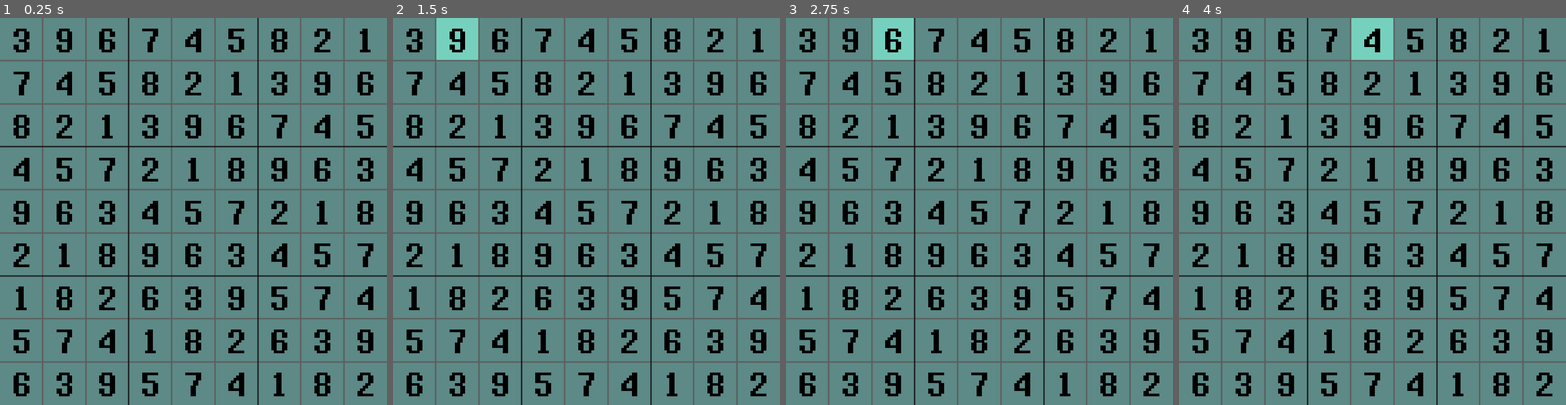
Above: before the commit, frames 1-4 (left to right).
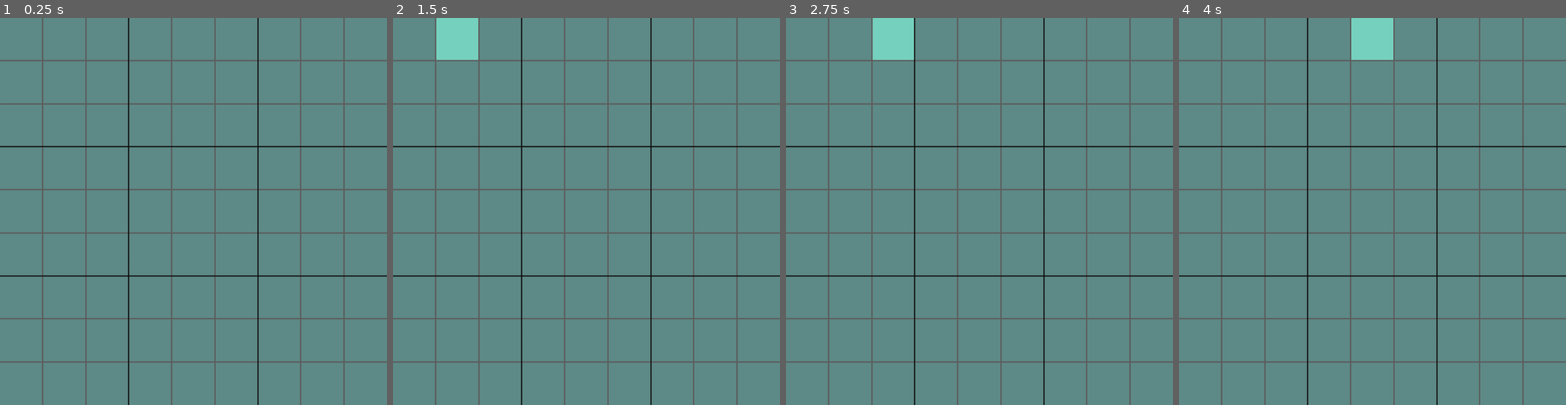
Above: after the commit, the same moments.

Repository: e-thab/sudoku
Game: Godot game, scene res://scenes/Main.tscn
Two runs of this game, one before a commit and one after it. Both use one fixed random seed, a clock stepped at 60 frames per second and the inputs below.
Inputs (mouse positions are in pixels of both pictures, inside the frame that each line leads up to):
- Up to frame 1 (0.25 s): no input
- Up to frame 2 (1.5 s): tap Enter at 0.5 s; move the mouse to (416, 41) at 0.52 s; right-click (416, 41) at 0.6 s; click (416, 41) at 0.67 s; tap Space at 1.25 s; move the mouse to (458, 41) at 1.27 s; click (458, 41) at 1.35 s
- Up to frame 3 (2.75 s): tap Enter at 2 s; move the mouse to (894, 41) at 2.02 s; right-click (894, 41) at 2.1 s; click (894, 41) at 2.17 s
- Up to frame 4 (4 s): tap Space at 2.75 s; move the mouse to (1329, 41) at 2.77 s; click (1329, 41) at 2.85 s; tap Enter at 3.5 s; move the mouse to (1372, 41) at 3.52 s; right-click (1372, 41) at 3.6 s; click (1372, 41) at 3.67 s

The runs differ from the first frame. In frame 1, 12% of the frame differs, in the area x 3-97%, y 2-98%; in frame 2, 12%; in frame 3, 12%; in frame 4, 12%.
Error after the commit: Invalid get index 'Null' (on base: 'Array'). (res://scripts/board.gd:66)

Commit message:
bad generation algorithm, trying new one

Diff:
--- a/scripts/board.gd
+++ b/scripts/board.gd
@@ -14,47 +14,96 @@
 
 
 func generate():
-	rows = [
-		[1, 2, 3,	4, 5, 6,	7, 8, 9],	# begin with trivial board
-		[4, 5, 6,	7, 8, 9,	1, 2, 3],
-		[7, 8, 9,	1, 2, 3,	4, 5, 6],
+#	rows = [
+#		[1, 2, 3,	4, 5, 6,	7, 8, 9],	# begin with trivial board
+#		[4, 5, 6,	7, 8, 9,	1, 2, 3],
+#		[7, 8, 9,	1, 2, 3,	4, 5, 6],
+#
+#		[2, 3, 1,	5, 6, 4,	8, 9, 7],
+#		[5, 6, 4,	8, 9, 7,	2, 3, 1],
+#		[8, 9, 7,	2, 3, 1,	5, 6, 4],
+#
+#		[3, 1, 2,	6, 4, 5,	9, 7, 8],
+#		[6, 4, 5,	9, 7, 8,	3, 1, 2],
+#		[9, 7, 8,	3, 1, 2,	6, 4, 5],
+#	]
+#
+#	shuffle()
+	rows = random_rows()
 
-		[2, 3, 1,	5, 6, 4,	8, 9, 7],
-		[5, 6, 4,	8, 9, 7,	2, 3, 1],
-		[8, 9, 7,	2, 3, 1,	5, 6, 4],
-
-		[3, 1, 2,	6, 4, 5,	9, 7, 8],
-		[6, 4, 5,	9, 7, 8,	3, 1, 2],
-		[9, 7, 8,	3, 1, 2,	6, 4, 5],
-	]
-
-	shuffle()
-
+	solutions = [null]
 	for x in rows:			#load into solutions
 		x.insert(0, null)	#1-indexing
 		solutions.append(x)
+
+	cols = _rows_to_cols(rows)
+	# populate boxes
 
 	for x in solutions:
 		print(x)
 
 
+func random_rows():
+	var rands = []
+	for i in range(9):
+		rands.append(range(9))
+
+	for num in range(1, 10):
+		var available_rows = range(9)
+		var available_cols = range(9)
+
+		for i in range(9):
+			if i < 8:
+				available_rows.shuffle()
+				available_cols.shuffle()
+				#var rnd = randi() % len(available_rows)
+
+			var row_pos = available_rows.pop_back()
+			var col_pos = available_cols.pop_back()
+			remove_box(available_rows, row_pos)
+			remove_box(available_cols, col_pos)
+
+			rands[row_pos][col_pos] = num
+
+	for r in rands:
+		print(r)
+
+	return rands
+
+
+func remove_box(arr, item):
+	# removes numbers in array associated with same box
+	# e.g. if index is 4, remove (3, 4, 5)
+	# if index is 0, remove (0, 1, 2)
+	if item in [0, 1, 2]:
+		arr.remove(0)
+		arr.remove(1)
+		arr.remove(2)
+
+	elif item in [3, 4, 5]:
+		arr.remove(3)
+		arr.remove(4)
+		arr.remove(5)
+
+	elif item in [6, 7, 8]:
+		arr.remove(6)
+		arr.remove(7)
+		arr.remove(8)
+
+
 func shuffle():
-	var nums = [0, 1, 2]
+	shuffle_box_cols()	# randomly order 9x3 cols
+	shuffle_box_rows()	# randomly order 9x3 rows
+	shuffle_cols()		# randomly order each set of 3 cols
+	shuffle_rows()		# randomly order each set of 3 rows
+	shuffle_values()	# randomly swap pairs of cell values
+	# ^ bad solution
+
+
+func shuffle_values():
+	var nums = [1, 2, 3, 4, 5, 6, 7, 8, 9]
 	nums.shuffle()
 
-	#row_box_swap(board, nums)
-	#col_box_swap(board, nums)
-	shuffle_rows()
-	swap_values()
-
-	#nums.shuffle()
-	#for i in range(3):
-	#	col_box_swap(board, i, nums[i])
-
-
-func swap_values():
-	var nums = [1, 2, 3, 4, 5, 6, 7, 8, 9]
-	nums.shuffle()
 	for n in nums:
 		if n-1 != nums[n-1]:
 			value_swap(n, nums[n-1])
@@ -64,7 +113,7 @@
 	if val1 == val2:
 		return
 
-	print('swapping ', val1, ' with ', val2)
+	#print('swapping ', val1, ' with ', val2)
 	for row in rows:
 		for i in range(9):
 			if row[i] == val1:
@@ -74,62 +123,68 @@
 				row[i] = val1
 
 
-func row_swap(r1, r2):
-	print('swapping ', r1, ' with ', r2)
-	var temp = rows[r1]
-	rows[r1] = rows[r2]
-	rows[r2] = temp
+func shuffle_box_rows():
+	var rnd = [0, 1, 2]
+	rnd.shuffle()
+	print(rnd)
 
+	var rows_copy = rows.duplicate()
 
-func row_box_swap(rnd):
-	var rows_copy = rows.duplicate()
 	for i in range(3):
 		for j in range(3):
 			rows[i*3 + j] = rows_copy[rnd[i]*3 + j]
-			#print('row ', i*3 + j, ' = row ', rnd[i]*3 + j)
 
 
-func col_box_swap(rnd):
-	var columns = []
-	for i in range(9):
-		columns.append([])
-		for j in range(9):
-			columns[i].append(rows[j][i])
+func shuffle_box_cols():
+	var rnd = [0, 1, 2]
+	rnd.shuffle()
+	print(rnd)
 
-	var columns_copy = columns.duplicate()
+	cols = _rows_to_cols(rows)
+	var cols_copy = cols.duplicate()
+
 	for i in range(3):
 		for j in range(3):
-			columns[i*3 + j] = columns_copy[rnd[i]*3 + j]
-			print('column ', i*3 + j, ' = column ', rnd[i]*3 + j)
+			cols[i*3 + j] = cols_copy[rnd[i]*3 + j]
 
-	for i in range(9):
-		for j in range(9):
-			rows[j][i] = columns[i][j]
+	rows = _rows_to_cols(cols)
 
 
 func shuffle_rows():
 	for i in [0, 3, 6]:
-		shuffle_row(i)
+		var rnd = [0, 1, 2]
+		rnd.shuffle()
+		print(rnd)
 
+		var original = []
+		for j in range(3):
+			original.append(rows[i + j])
 
-func shuffle_row(box_ind):
-	var rnd = [0, 1, 2]
-	rnd.shuffle()
-	print(rnd)
-
-	var original = []
-	for i in range(3):
-		original.append(rows[box_ind + i])
-
-	for i in range(3):
-		rows[box_ind + i] = original[rnd[i]]
+		for j in range(3):
+			rows[i + j] = original[rnd[j]]
 
 
 func shuffle_cols():
-	var columns = get_columns(rows)
-	for i in range(3):
-		pass
+	for i in [0, 3, 6]:
+		var rnd = [0, 1, 2]
+		rnd.shuffle()
+		print(rnd)
+		cols = _rows_to_cols(rows)
+
+		var original = []
+		for j in range(3):
+			original.append(cols[i + j])
+
+		for j in range(3):
+			cols[i + j] = original[rnd[j]]
+
+		rows = _rows_to_cols(cols)
 
 
-func get_columns(board):
-	pass
+func _rows_to_cols(old):
+	var new = []
+	for i in range(9):
+		new.append([])
+		for j in range(9):
+			new[i].append(old[j][i])
+	return new
